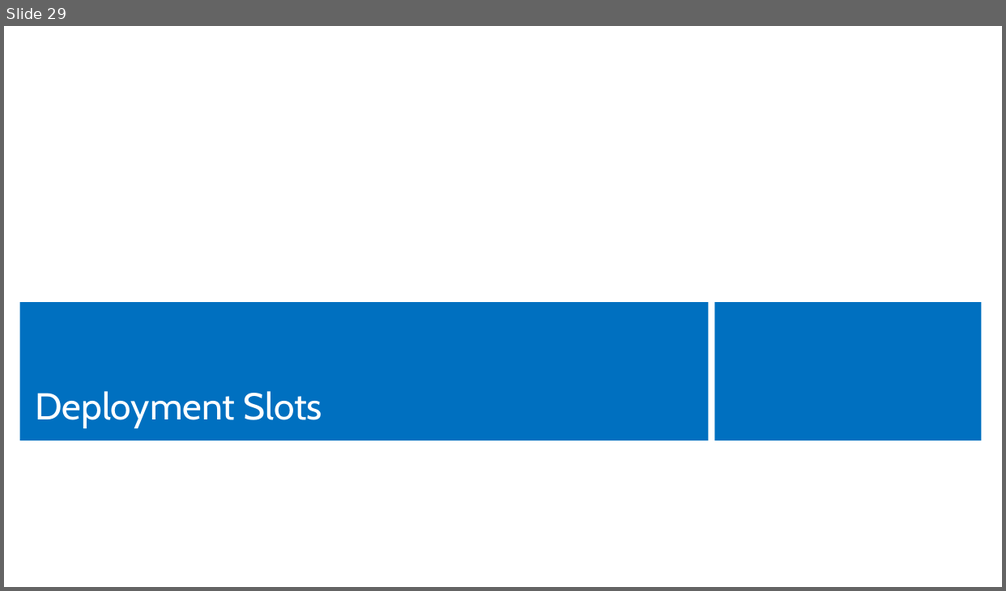
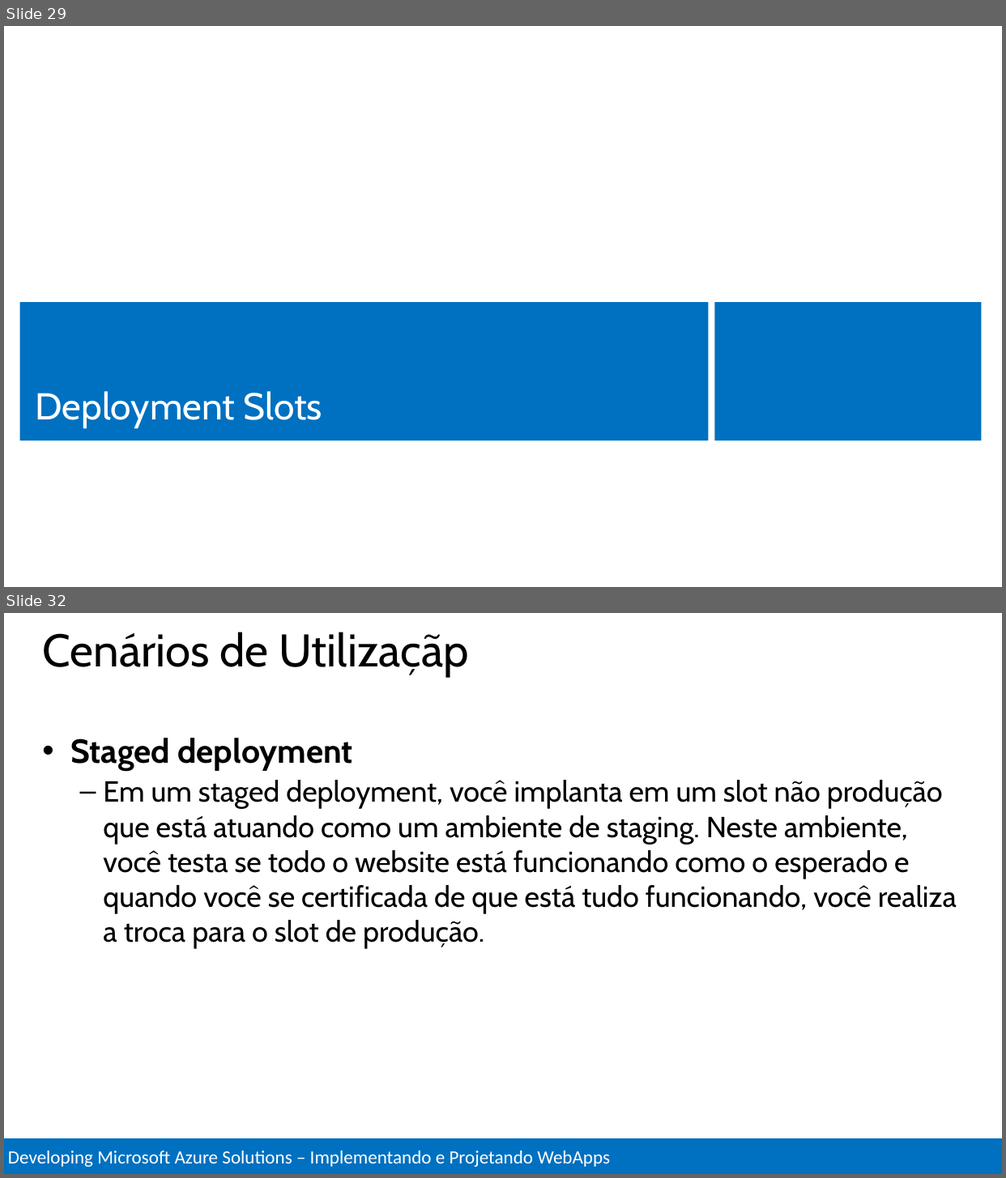
Before and after one commit to Evilazaro/MCSDAzureTraining, a slide deck: Implement and Design Websites/Implement and Design WebSites.pptx. Shown one above the other, each under a label of ours: slide 29 before the commit, slides 29 and 32 after it; the slides between them are not shown. The pictures are 1006x591 and 1006x1178 pixels, drawn with LibreOffice and Linux fonts; fonts in the diff are those of the drawing. Boxes give left, top, right and bottom in pixels: in the first picture for what was removed or moved away, otherwise in the second. Text is boxed around its words. In the diff, an @@ line names an element or a change of style, - is before the commit and + after.

```diff
--- a/Implement and Design Websites/Implement and Design WebSites.pptx
+++ b/Implement and Design Websites/Implement and Design WebSites.pptx
@@ slide 32 added at [4,613,1002,1174], background #FFFFFF @@
@@ title added at [43,632,469,677], 44 pt, text #000000 @@
+Cenários de Utilizaçãp
@@ text added at [70,738,957,949], 28 pt, text #000000 @@
+• Staged deployment
+  – Em um staged deployment, você implanta em um slot não produção que está atuando como um ambiente de staging. Neste ambiente, você testa se todo o website está funcionando como o esperado e quando você se certificada de que está tudo funcionando, você realiza a troca para o slot de produção.
@@ rectangle added at [4,1138,1002,1174], fill #0070C0, outline #FFFFFF 2 pt, 18 pt, text #FFFFFF @@
+Developing Microsoft Azure Solutions – Implementando e Projetando WebApps
```
Also in this commit, not shown: 35 slides changed, 1 other slide added.
